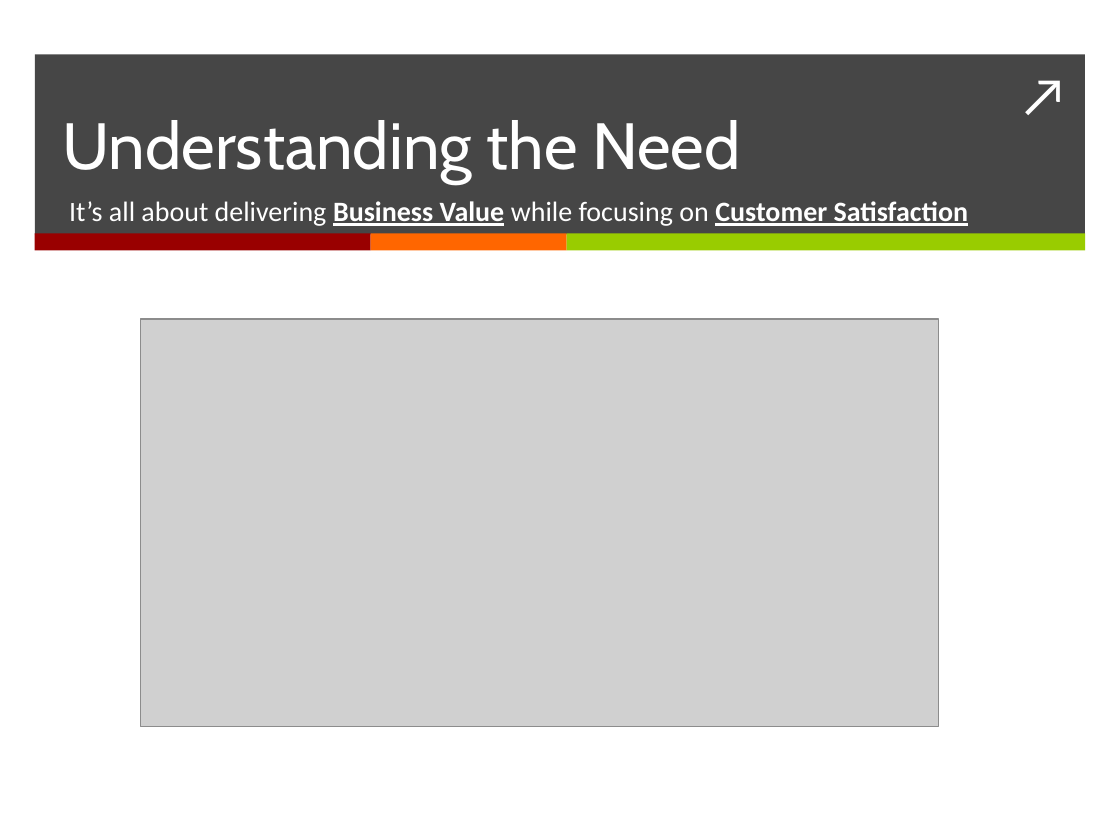
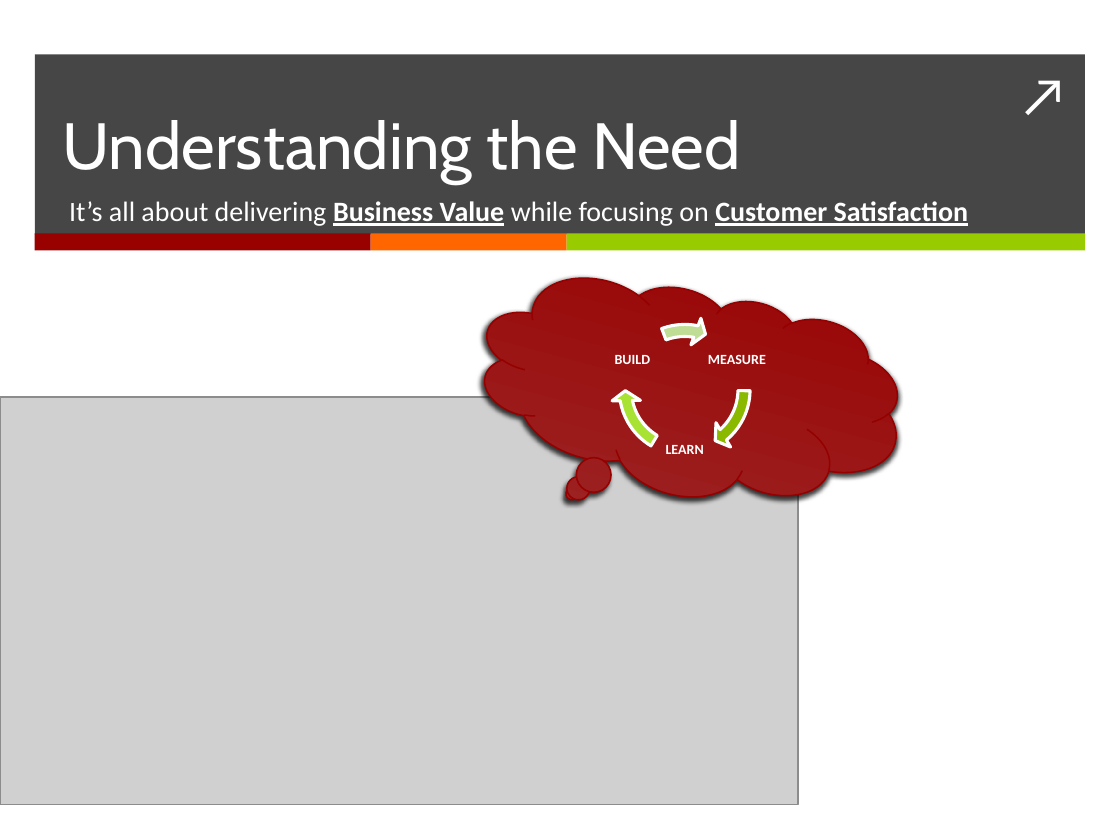
Before and after one commit to DannyDouglass/LeanUx, a slide deck: slide 9 of docs/presentations/LeanUx - IT Management.pptx. Drawn at 1120x840 pixels with LibreOffice and Linux fonts; fonts in the diff are those of the drawing; grey boxes stand for pictures. Boxes give left, top, right and bottom in pixels: in the first picture for what was removed or moved away, otherwise in the second. Text is boxed around its words. In the diff, an @@ line names an element or a change of style, - is before the commit and + after.

```diff
--- a/docs/presentations/LeanUx - IT Management.pptx
+++ b/docs/presentations/LeanUx - IT Management.pptx
@@ thought cloud added at (460, 237, 921, 547), fill gradient #9D2828 to #990000, outline #960000 1 pt @@
@@ group added at (612, 316, 766, 463): 3 texts, 3 circular arrows @@
+MEASURE
+LEARN
+BUILD
@@ picture: place and size @@
-picture at (140, 319, 939, 727)
+picture at (0, 396, 799, 804)
```
Also in this commit, not shown: 4 other slides changed, 1 slide removed.
